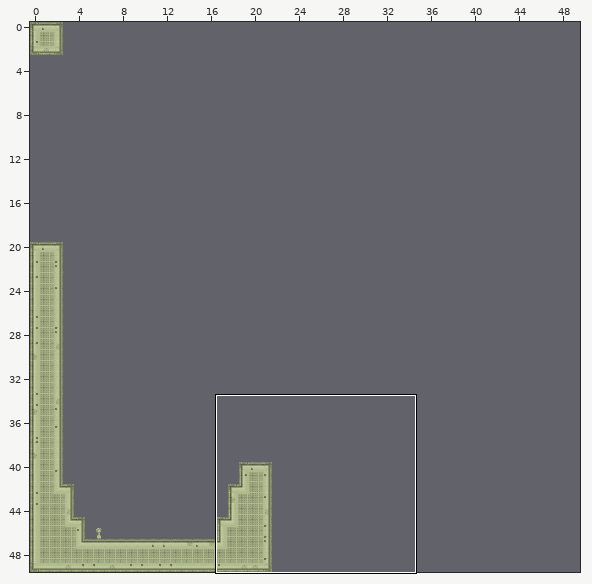
Two versions of a level (Tiled map, SuperLemonadeFactory1989/SuperLemonadeFactory1989/Lemonade/levels/slf2/management/management_level1.tmx). The picture above shows the old version from afar; the outline marks the close-up.
Close-up. First the earlier version:
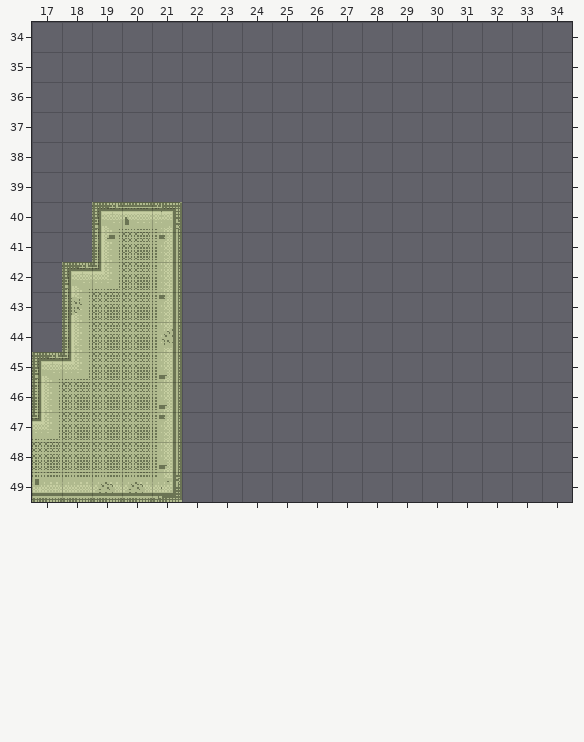
Cells are 20x20 px. Shown: x 17..34, y 34..49. The commit also changed other parts of the map, which this record leaves out.
The same view after the edit:
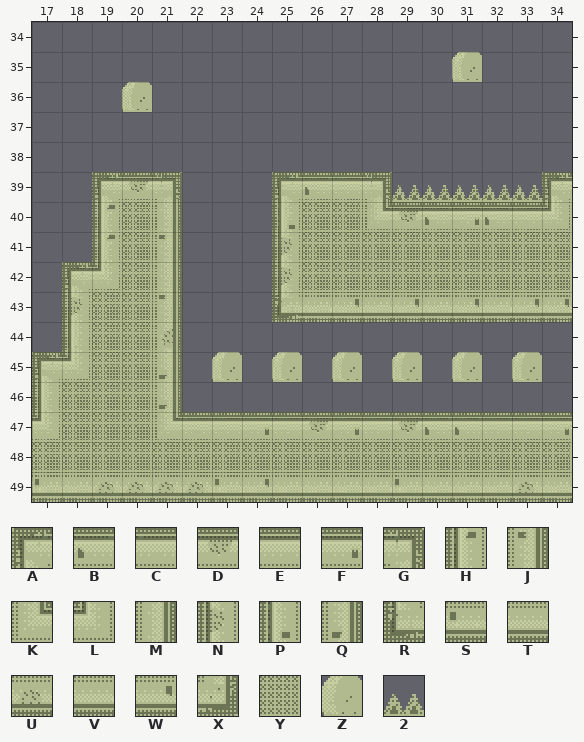
Key: from "tiles_sydney": A 8, B 9, C 10, D 11, E 12, F 13, G 14, H 28, J 34, K 35, L 36, M 54, N 68, P 108, Q 114, R 128, S 129, T 130, U 131, V 132, W 133, X 134, Y 194, Z 389, 2 390.
_ is an empty cell.
Difference:
Layer "bg":
y 35: x 31 _ -> Z
y 36: x 20 _ -> Z
y 39: x 19..21 ___ -> ADG; x 25..34 __________ -> ABEG22222A
y 40: x 19..21 ABG -> HYM; x 25..34 __________ -> PYYKDBFBCL
y 41..42: x 25..34 __________ -> NYYYYYYYYY
y 43: x 25..34 __________ -> RVWTWTWVWW
y 45: x 23 _ -> Z; x 25 _ -> Z; x 27 _ -> Z; x 29 _ -> Z; x 31 _ -> Z; x 33 _ -> Z
y 47: x 21..34 J_____________ -> KCEFEDFEDBBEEF
y 48: x 21..34 Q_____________ -> YYYYYYYYYYYYYY
y 49: x 21..34 X_____________ -> UUSWTTTVSTTTUT
